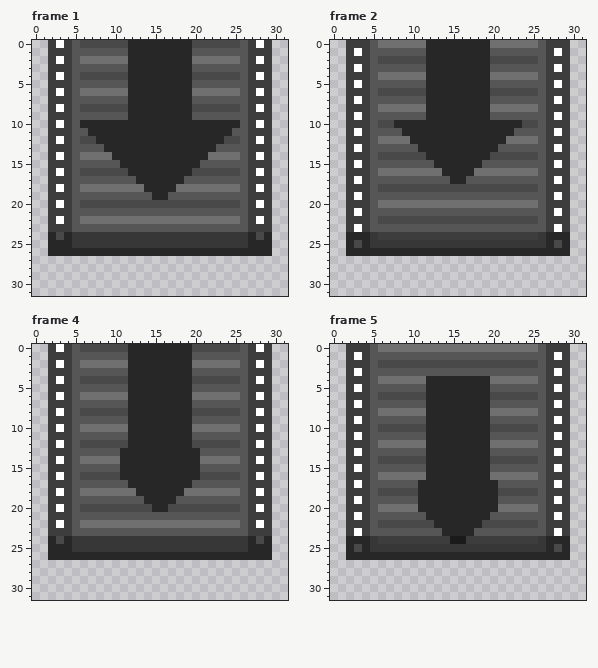
Edited in one commit: pixel-art file (Assets/Sprites/Conveyors/End Conv/down end conv.aseprite). Above is the file before it was changed.
32x32 pixels, 10 frames. Colours within 5 levels of each other are drawn and written as one. Shown: frame 1, frame 2, frame 4, frame 5. The commit also changed other frames, which this record leaves out.
The same view after the edit:
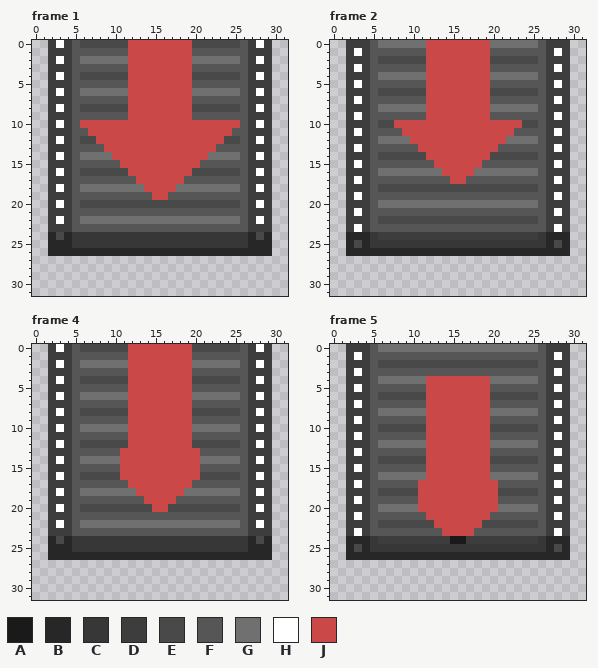
Palette (. is transparent): A #1a1a1a  B #272727  C #373737  D #3d3d3d  E #494949  F #565656  G #707070  H #ffffff  J #cb4848
The exact change:
Frame 1, layer "Layer 7":
The edit turns colour B into colour J in rows 0 to 9 at x 12 to 19; in row 10 at x 6 to 25; in row 11 at x 7 to 24; in row 12 at x 8 to 23; in row 13 at x 9 to 22; in row 14 at x 10 to 21.
The edit turns colour B into colour J in row 15 at x 11 to 20; in row 16 at x 12 to 19; in row 17 at x 13 to 18; in row 18 at x 14 to 17; in row 19 at x 15 to 16.
Frame 2, layer "Layer 7":
The edit turns colour B into colour J in rows 0 to 9 at x 12 to 19; in row 10 at x 8 to 23; in row 11 at x 9 to 22; in row 12 at x 10 to 21; in row 13 at x 11 to 20; in row 14 at x 12 to 19.
The edit turns colour B into colour J in row 15 at x 13 to 18; in row 16 at x 14 to 17; in row 17 at x 15 to 16.
Frame 4, layer "Layer 7":
The edit turns colour B into colour J in rows 0 to 12 at x 12 to 19; in rows 13 to 16 at x 11 to 20; in row 17 at x 12 to 19; in row 18 at x 13 to 18; in row 19 at x 14 to 17; in row 20 at x 15 to 16.
Frame 5, layer "Layer 7":
The edit turns colour B into colour J in rows 4 to 16 at x 12 to 19; in rows 17 to 20 at x 11 to 20; in row 21 at x 12 to 19; in row 22 at x 13 to 18; in row 23 at x 14 to 17.
Where, in picture pixels (left, top, right, bottom), the same in both pictures:
changed: (80, 40, 240, 200)
changed: (394, 40, 522, 184)
changed: (120, 344, 200, 512)
changed: (418, 376, 498, 536)
